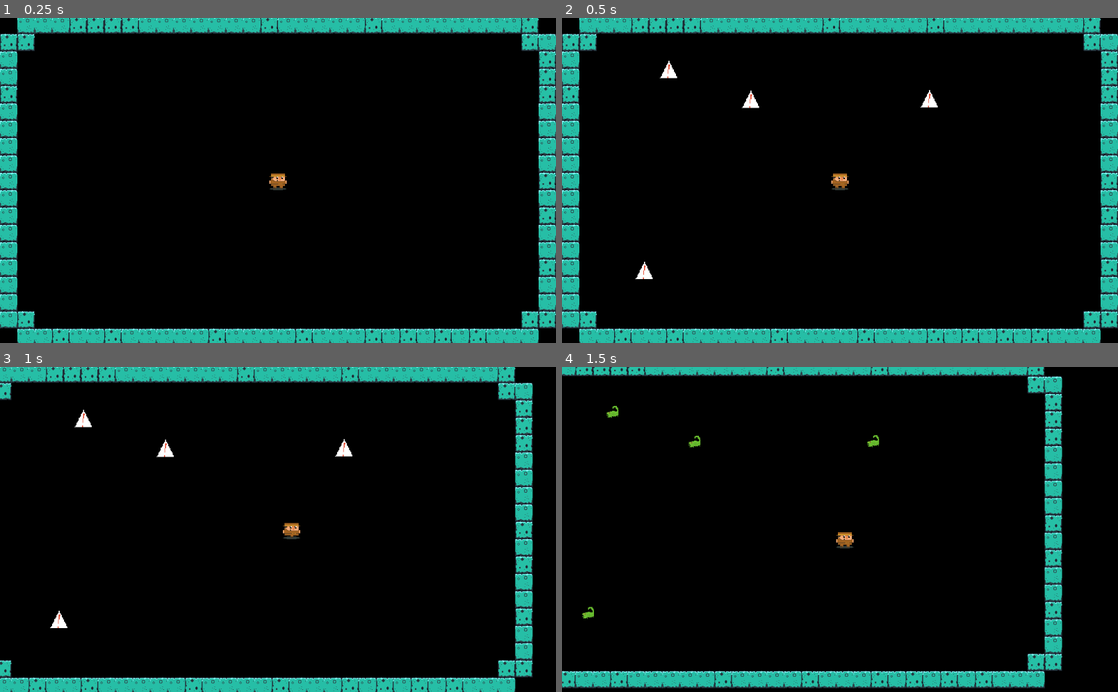
Above: before the commit, frames 1-4 (two rows, left to right).
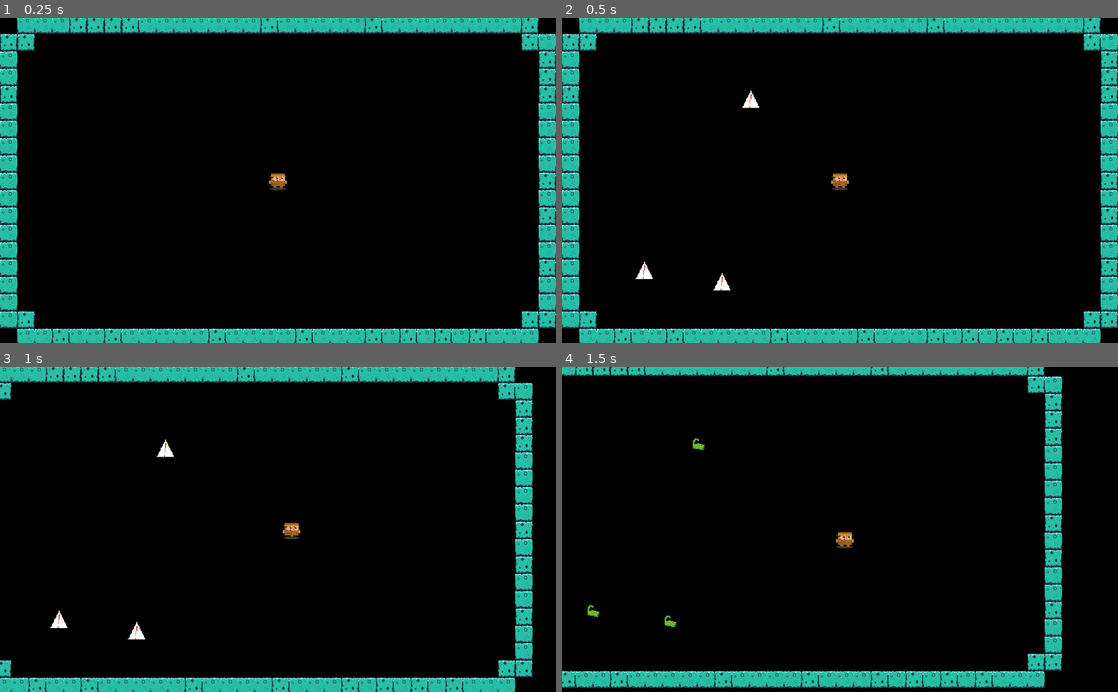
Above: after the commit, the same moments.

Repository: mcerdeira/curse-of-the-rogue
Game: Godot game, scene res://scenes/Main.tscn
Two runs of this game, one before a commit and one after it. Both use one fixed random seed, a clock stepped at 60 frames per second and the inputs below.
Inputs (mouse positions are in pixels of both pictures, inside the frame that each line leads up to):
- Up to frame 1 (0.25 s): no input
- Up to frame 2 (0.5 s): no input
- Up to frame 3 (1 s): move the mouse to (400, 513) at 0.52 s; press the mouse at (400, 513) at 0.53 s; hold D (right) from 0.53 s (still down)
- Up to frame 4 (1.5 s): move the mouse to (728, 545) at 1.27 s; release D (right) at 1.28 s; release the mouse at (728, 545) at 1.28 s; hold S (down) from 1.28 s (still down); right-click (728, 545) at 1.35 s

Frame 1 is identical in both runs. In frame 2, 0.3% of the frame differs, in the area x 17-68%, y 13-84%; in frame 3, 0.3%, in the area x 13-64%, y 13-84%; in frame 4, 0.3%.

Commit message:
Enemigos

Diff:
--- a/src/scenes/Enemy.gd
+++ b/src/scenes/Enemy.gd
@@ -1,20 +1,42 @@
 extends KinematicBody2D
-var life = 1
+var life = 0
 var iamasign_ttl = 0.9
 var iamasign = true
+var speed = 0
+var player_chase = null
 
 func _ready():
 	$sprite.animation = "sign"
 	$area.add_to_group("enemies")
 
 func _physics_process(delta):
-	iamasign_ttl -= 1 * delta
-	if iamasign_ttl <= 0:
-		set_type()
-		iamasign = false
+	if !iamasign:
+		find_player()
+		enemy_behaviour()
+	else:
+		if iamasign_ttl > 0:
+			iamasign_ttl -= 1 * delta
+		if iamasign_ttl <= 0:
+			set_type()
+			iamasign = false
+
+func find_player():
+	player_chase = get_tree().get_nodes_in_group("players")[0]
+
+func enemy_behaviour():
+	face_player()
+	var player_direction = (player_chase.position - self.position).normalized()
+	move_and_slide(speed * player_direction)
+
+func face_player():
+	if position.x > player_chase.position.x:
+		$sprite.scale.x = 1
+	else:
+		$sprite.scale.x = -1
 
 func set_type():
 	$sprite.animation = "scorpion"
+	speed = 100
 	life = 1
 
 func hit(dmg:= 1):
--- a/src/scenes/EnemySpawn.gd
+++ b/src/scenes/EnemySpawn.gd
@@ -1,17 +1,28 @@
 extends Node2D
 var current_timer = 0.5
+var first_time = true
 var enemy = preload("res://scenes/Enemy.tscn")
+var min_count = 3
 
 func _physics_process(delta):
 	current_timer -= 1 * delta
+	if !first_time:
+		if current_timer > 1:
+			if get_tree().get_nodes_in_group("enemies").size() == 0:
+				current_timer = 1
+
 	if current_timer <= 0:
+		first_time = false
 		current_timer = Global.reset_spawn_timer()
 		spawn_enemy()
 
 func spawn_enemy():
 	var positions = get_children()
-	for i in range(4):
-		var p = Global.pick_random(positions)
+	var count = min_count + floor(Global.CURRENT_FLOOR * 1.5)
+	for i in range(count):
+		randomize()
+		positions.shuffle()
+		var p = positions[0]
 
 		var enemy_inst = enemy.instance()
 		get_parent().add_child(enemy_inst)
--- a/src/scenes/Player.gd
+++ b/src/scenes/Player.gd
@@ -1,5 +1,6 @@
 extends KinematicBody2D
 var movement = Vector2.ZERO
+var life = 3
 var speed = 150
 var melee_rate_total = 0.7
 var melee_rate = 0
@@ -7,6 +8,9 @@
 var whip = preload("res://scenes/Whip.tscn")
 var primary_wheapon = ""
 var secondary_wheapon = ""
+
+func _ready():
+	add_to_group("players")
 
 func _physics_process(delta):
 	var left = Input.is_action_pressed("left")
